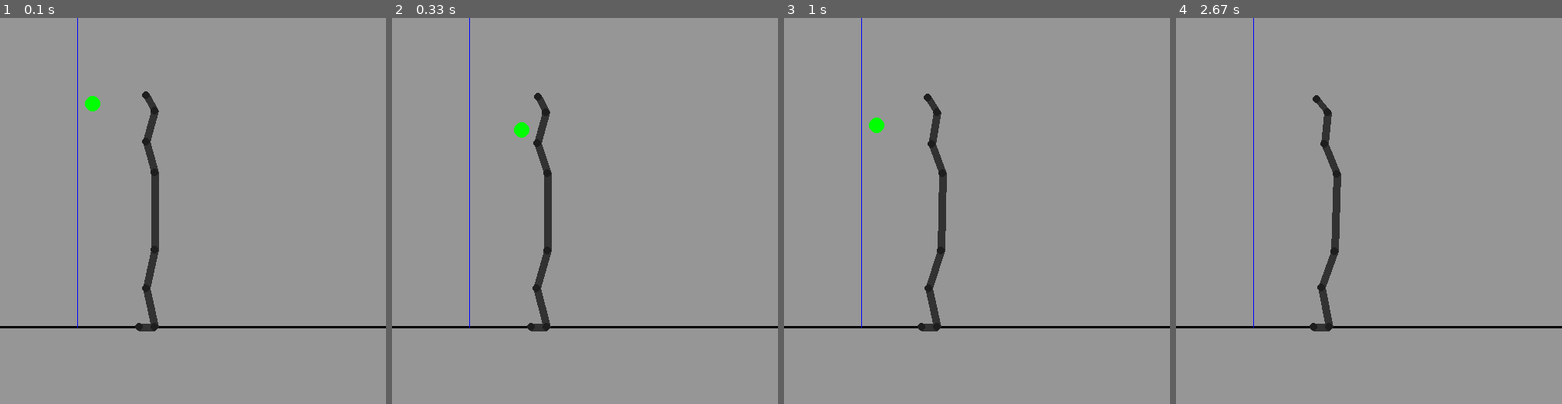
Above: before the commit, frames 1-4 (left to right).
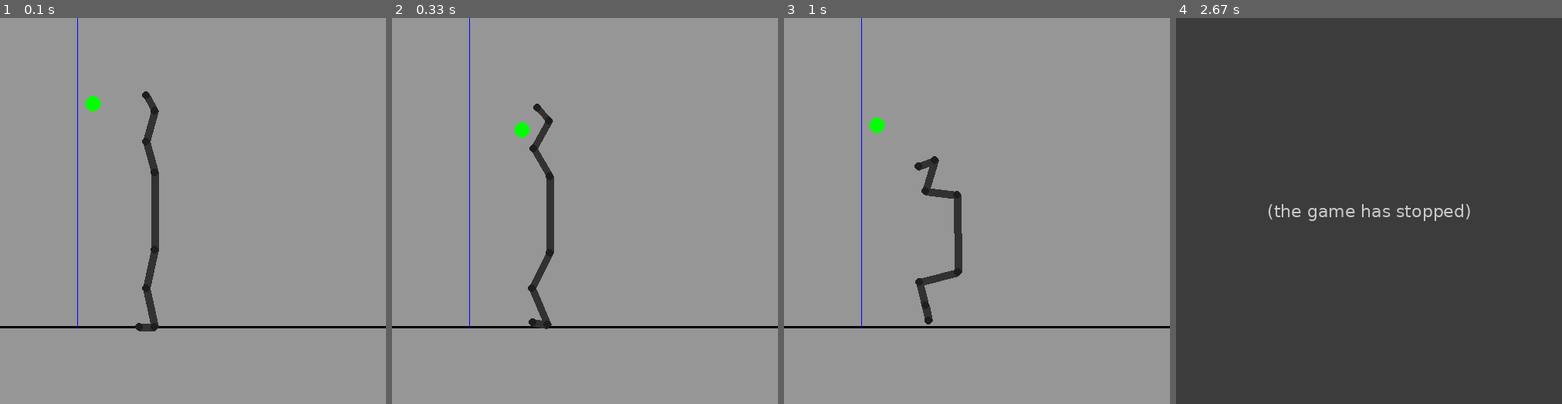
Above: after the commit, the same moments.

Repository: EmixD/Volley_pygame
Game: pygame game, started from main_simulate_draw.py
Same seed, same stepped clock (60 frames per second), same inputs: the game is played once before the commit and once after it.
Inputs:
- Up to frame 1 (0.1 s): no input
- Up to frame 2 (0.33 s): no input
- Up to frame 3 (1 s): no input
- Up to frame 4 (2.67 s): no input

Frame 1 is identical in both runs. In frame 2, 0.9% of the frame differs, in the area x 35-42%, y 19-82%; in frame 3, 2.3%; in frame 4, 99%, in the area x 0-100%, y 0-100%.
After the commit the program exited at 2.5 s; later frames show no game.

Commit message:
Ready for learning

Diff:
--- a/fplayer.py
+++ b/fplayer.py
@@ -2,22 +2,19 @@
 #
 # Every simulated player is an object of player class.
 # Every player obj has it's own set of lines/points/mussles
+# Player simulates only microphysics (i.e. with fixed mussle properties). Mussle changes should be done on the player-wrapper level.
 
 import numpy as np
 from typing import List
 
 import fplayer_pt_ln_ms as fpptlnms
-# import fplayer_pt as fppt
-# import fplayer_ln as fpln
-# import fplayer_ms as fpms
-import fplayer_bl as ball
+import fplayer_bl as fbl
 import fworldconfig as fwc
-# import fworldconfig as fwc
-# import fcommon as fcom
 
 
 class player:
     def __init__(self):
+        self.ball=fbl.ball()
         self.ptlnms=fpptlnms.ptlnms()
         self.ptlnms.add_pt(0, 180, 400)  # toe
         self.ptlnms.add_pt(1, 200, 400)  # ankle
@@ -45,16 +42,19 @@
 
     def draw(self, screen):
         self.ptlnms.draw(screen)
-        ball.draw(screen)
+        self.ball.draw(screen)
 
     def move(self, dt):  # time is in game time
-        if(ball.pt[1]>=fwc.ground-ball.rad):
+        if(self.ball.pt[1]>=fwc.ground-self.ball.rad):
             return
         for pt in self.ptlnms.pts:
-            dr = (pt.pt-pt.pt0)*fwc.airfriction
+            dr = pt.pt-pt.pt0
             pt.pt0 = pt.pt
-            pt.pt = np.array(pt.pt0)+dr
+            pt.pt = np.array(pt.pt0)+dr*fwc.airfriction
             pt.pt[1] = pt.pt[1]+fwc.gravity*dt**2
+            if(pt.pt[1] > fwc.ground):  # ground hit
+                pt.pt[1] = fwc.ground
+                pt.pt0[1]=pt.pt[1]-dr[1]*0.5 #0.5=groundbounce
 
         for ms in self.ptlnms.mss:
             dist = self.ptlnms.get_length(ms.id_pt0,ms.id_pt1)
@@ -63,18 +63,18 @@
             self.ptlnms.pts[ms.id_pt0].pt = self.ptlnms.pts[ms.id_pt0].pt+vect*fract
             self.ptlnms.pts[ms.id_pt1].pt = self.ptlnms.pts[ms.id_pt1].pt-vect*fract
 
-        balldr = ball.pt-ball.pt0
-        ball.pt0 = ball.pt
-        ball.pt = np.array(ball.pt0)+balldr
-        ball.pt[1] = ball.pt[1]+fwc.gravity*dt**2
+        balldr = self.ball.pt-self.ball.pt0
+        self.ball.pt0 = self.ball.pt
+        self.ball.pt = np.array(self.ball.pt0)+balldr
+        self.ball.pt[1] = self.ball.pt[1]+fwc.gravity*dt**2
 
-        ball.nocollisions_yet=True
+        self.ball.nocollisions_yet=True
         for ln in self.ptlnms.lns:  # ball collision
-            if(ball.nocollisions_yet and ln.collision_ball):
+            if(self.ball.nocollisions_yet and ln.collision_ball):
                 line_norm = self.ptlnms.get_length(ln.id_pt0,ln.id_pt1)
                 line_normalized = self.ptlnms.get_vector(ln.id_pt0,ln.id_pt1)/line_norm
                 line_pt0 = self.ptlnms.pts[ln.id_pt0].pt
-                line_pt0_to_ball = ball.pt-line_pt0
+                line_pt0_to_ball = self.ball.pt-line_pt0
                 projlen = np.dot(line_pt0_to_ball, line_normalized)
 
                 if(projlen < 0):
@@ -84,17 +84,18 @@
 
                 pt_closest_on_line = line_pt0+line_normalized*projlen
 
-                dist = np.linalg.norm(ball.pt-pt_closest_on_line)
-                if(dist < ball.rad):
-                    ball.nocollisions_yet=False
-                    lineperpvectnorm = (ball.pt-pt_closest_on_line)/dist
-                    shift = lineperpvectnorm*(ball.rad-dist+1)
-                    ball.pt = ball.pt+shift
-                    ball.pt0 = ball.pt+balldr*0.5
+                dist = np.linalg.norm(self.ball.pt-pt_closest_on_line)
+                if(dist < self.ball.rad):
+                    self.ball.nocollisions_yet=False
+                    lineperpvectnorm = (self.ball.pt-pt_closest_on_line)/dist
+                    shift = lineperpvectnorm*(self.ball.rad-dist+1)
+                    self.ball.pt = self.ball.pt+shift
+                    self.ball.pt0 = self.ball.pt+balldr*0.5
 
-        for pt in self.ptlnms.pts:
-            if(pt.pt[1] > fwc.ground):  # ground hit
-                pt.pt[1] = fwc.ground
+        # for pt in self.ptlnms.pts:
+        #     if(pt.pt[1] > fwc.ground):  # ground hit
+        #         pt.pt[1] = fwc.ground
+        #         pt.pt0[1]=pt.pt[1]-
 
         for ln in self.ptlnms.lns:
             dist = self.ptlnms.get_length(ln.id_pt0,ln.id_pt1)
@@ -104,4 +105,4 @@
             self.ptlnms.pts[ln.id_pt1].pt = self.ptlnms.pts[ln.id_pt1].pt-vect*fract
 
     def get_current_score(self):
-        return fwc.ground-ball.pt[1]
+        return fwc.ground-self.ball.pt[1]
--- a/fplayer_bl.py
+++ b/fplayer_bl.py
@@ -2,12 +2,14 @@
 import numpy as np
 import fworldconfig as fwc
 
-pt = np.array([100, 100]).astype(float)  # current coordinate
-pt0 = np.array([98, 99]).astype(float)  # previous coordinate
-rad = 10
-nocollisions_yet=True
 
+class ball:
+    def __init__(self):
+        self.pt = np.array([100, 100]).astype(float)  # current coordinate
+        self.pt0 = np.array([98, 99]).astype(float)  # previous coordinate
+        self.rad = 10
+        self.nocollisions_yet = True
 
-def draw(screen):
-    pygame.draw.circle(screen, [0, 255, 0],
-                       (pt*fwc.scale).astype(int), int(rad*fwc.scale))
+    def draw(self, screen):
+        pygame.draw.circle(screen, [0, 255, 0],
+                           (self.pt*fwc.scale).astype(int), int(self.rad*fwc.scale))
--- a/fplayer_br.py
+++ /dev/null
@@ -1,22 +0,0 @@
-# This is the brain of a player
-# Inputs:
-# Ball position - 0=floor(y=ground) 1=ceiling(y=0)
-# Ball speed - const * ball_dr/dt
-#
-# Outputs:
-# For every mussle: deltaforce, deltalength
-
-from typing import List
-import fplayer_pt as fppt
-import numpy as np
-
-
-class brain:
-    brs = []  # type: List[brain]
-
-    def __init__(self):
-        self.cells=np.zeros(10)
-        brain.brs.append(self)
-
-    def update_mussles(self):
-        pass
--- a/fplayer_pt_ln_ms.py
+++ b/fplayer_pt_ln_ms.py
@@ -7,7 +7,7 @@
 class point:
     def __init__(self, id, x, y):  # id is just for debugging
         # static
-        self.color = [30,30, 30]
+        self.color = [30, 30, 30]
         self.collision_ball = False
         self.collision_ground = True
         self.allow_print = True
@@ -43,6 +43,8 @@
         self.id = id  # just for debugging
         # dynamic
         self.length = length  # Desired length
+        self.minlength = length*0.5
+        self.maxlength = length
         self.force = 0.1
 
 
--- /dev/null
+++ b/fplayer_wrapper.py
@@ -0,0 +1,45 @@
+# pwrapper should provide interface to deal with mussle changes due to a FIXED set of parameters.
+
+from typing import List
+import fplayer as fp
+import numpy as np
+
+
+class pwrapper:
+    def __init__(self, params):
+        # static protected
+        self.Ninput = 2
+        self.Noutput = 6
+        # static
+        self.player = fp.player()
+        # dynamic
+        self.params1 = params  # matrix [Ninput,Noutput]
+        self.input = np.zeros(self.Ninput)
+        self.output = np.zeros(self.Noutput)
+        self.maxscore = 0
+
+    def update_outputs(self):
+        self.input = self.player.ball.pt
+        self.output = self.input.dot(self.params1)
+        self.process_outputs()
+
+    def process_outputs(self):
+        np.clip(self.output, -1, 1)
+        self.update_mussle(0, self.output[0])
+        self.update_mussle(1, self.output[1])
+        self.update_mussle(2, self.output[2])
+        self.update_mussle(3, self.output[3])
+        self.update_mussle(4, self.output[4])
+        self.update_mussle(5, self.output[5])
+
+    def update_mussle(self, id, output):
+        self.player.ptlnms.mss[id].length = np.clip(self.player.ptlnms.mss[id].length+output,
+                                                    self.player.ptlnms.mss[id].minlength, self.player.ptlnms.mss[id].maxlength)
+
+    def check_scores_then_simulation_complete(self):
+        score = self.player.get_current_score()
+        self.maxscore = max(score, self.maxscore)
+        if(score <= 20):
+            return True
+        else:
+            return False
--- a/fplayers.py
+++ b/fplayers.py
@@ -1,22 +1,32 @@
-import fplayer as fp
+from typing import List
+import fplayer_wrapper as fpw
+import numpy as np
+import time
+import pygame
+import fworldconfig as fwc
 
-class pwrapper:
-    def __init__(self):
-        self.player=fp.player()
-        self.maxscore=0
-    def simulation_complete(self):
-        score=self.player.get_current_score()
-        self.maxscore=max(score,self.maxscore)
-        if(score<=5):
-            return True
-        else:
-            return False
-    def simulate(self,dt,tmax):
-        t=0
-        while not self.simulation_complete():
-            t=t+dt
-            self.player.move(dt)
-            if(t>=tmax):
-                print("simulation timeout")
+
+
+def simulate(dt, update_mussles_every, tmax, draw, screen):
+    players = []  # type: List[fpw.pwrapper]
+
+    players.append(fpw.pwrapper(-0.01*np.ones((2, 6))))
+
+    for pl in players:
+        t = 0
+        while not pl.check_scores_then_simulation_complete():
+            for _ in range(update_mussles_every):
+                t = t+dt
+                pl.player.move(dt)
+                if(draw):
+                    screen.fill((150, 150, 150))
+                    pygame.draw.line(screen, (0, 0, 0),(int(0*fwc.scale),int(fwc.ground*fwc.scale)),(int(500*fwc.scale),int(fwc.ground*fwc.scale)),int(3*fwc.scale))
+                    pygame.draw.line(screen, (0, 0, 255),(int(fwc.netposx*fwc.scale),int(fwc.ground*fwc.scale)),(int(fwc.netposx*fwc.scale),int(0*fwc.scale)),int(1*fwc.scale))
+                    pl.player.draw(screen)
+                    pygame.display.flip()
+                    time.sleep(0.01)
+            pl.update_outputs()
+            if(t >= tmax):
+                print(f"{pl}: Simulation timeout")
                 break
-        print(f"simulation complete. MaxScore={self.maxscore}")
+        print(f"{pl}: MaxScore={pl.maxscore}")
--- a/main.py
+++ /dev/null
@@ -1,86 +0,0 @@
-# import math
-# import pygame
-# import time
-
-# import fplayer as fp
-# import fcommon as fcom
-# import fworldconfig as fwc
-
-# # INIT
-# pygame.init()
-# fcom.init()
-# pygame.font.init()
-# font = pygame.font.Font(pygame.font.get_default_font(), 12*fwc.scale)
-
-# t=time.time_ns()
-# t0=t #for prettier time display
-# screen = pygame.display.set_mode([500*fwc.scale, 500*fwc.scale])
-# running = True
-# nsins=1000000000
-
-
-# frametime = 0.1*nsins # 1/fps in ns. Determines REDRAW fps
-# speed = 1.0 #Game simulation speed
-# calc_per_frame=10 #calculations per frame. Needs to be high for high speed and for low fps
-
-# # Overrides to set krakenval:
-# # frametime = (10.0**6)/speed*calc_per_frame
-# # speed = (10.0**6)/frametime*calc_per_frame
-# calc_per_frame = int(1/(10.0**6)*frametime*speed)
-
-
-# p1=fp.player()
-
-# # frametime = 0.02*nsins # 1/fps in ns
-# print("===============================")
-# print("krakenval=",int(10*math.log10(speed*frametime/calc_per_frame))/10.0," (7.4=kraken)")
-# def calc(t,dt):
-#     # print("-calc",(time.time_ns()-t0)/nsins)
-#     global p1
-#     if(p1.get_hand_height()>350):
-#         return
-#     p1.calc_and_move(dt*speed/nsins)
-
-
-
-
-# def redraw(real_frametime):
-#     # print("=draw",(time.time_ns()-t0)/nsins)
-#     global p1
-
-#     screen.fill((150, 150, 150))
-
-#     fcom.ground.draw(screen)
-#     p1.draw(screen)
-
-#     text_surface = font.render('DFT={0}, suggested calc_per_frame={1}'.format(real_frametime/nsins,int(suggest)), True, (0, 0, 0))
-#     screen.blit(text_surface, dest=(0,0))
-
-#     pygame.display.flip()
-
-# suggest=0
-# while running:
-#     while True:
-#         for event in pygame.event.get():
-#             if event.type == pygame.QUIT:
-#                 print("Exiting now...")
-#                 running = False
-#         if ((time.time_ns()-t)>frametime):
-#             #need to redraw
-#             redraw(time.time_ns()-t)
-#             #sync in-game and real times
-#             t=time.time_ns() # in-game and real time of last redraw
-#             break
-#     for i in range(calc_per_frame):
-#         tcurr=t+frametime*(i+1)/calc_per_frame
-#         calc(tcurr,frametime/calc_per_frame)
-#     tcomplete=time.time_ns()
-#     if(tcomplete==t):
-#         suggest=0
-#     else:
-#         suggest=frametime/(tcomplete-t)*calc_per_frame
-#     # print("-done",(tcomplete-t0)/nsins)
-
-
-# pygame.quit()
-# print("MAIN HALT")
--- a/main_minimal.py
+++ /dev/null
@@ -1,32 +0,0 @@
-import pygame
-import time
-import fplayer as fp
-import fworldconfig as fwc
-
-
-pygame.init()
-screen = pygame.display.set_mode([500*fwc.scale, 500*fwc.scale])
-
-player1 = fp.player()
-
-# screen.fill((150, 150, 150))
-# player1.draw(screen)
-# pygame.display.flip()
-# time.sleep(5)
-
-# tic = time.time()
-for _ in range(400):
-    player1.move(0.1)
-    screen.fill((150, 150, 150))
-    pygame.draw.line(screen, (0, 0, 0),(int(0*fwc.scale),int(fwc.ground*fwc.scale)),(int(500*fwc.scale),int(fwc.ground*fwc.scale)),int(3*fwc.scale))
-    pygame.draw.line(screen, (0, 0, 255),(int(fwc.netposx*fwc.scale),int(fwc.ground*fwc.scale)),(int(fwc.netposx*fwc.scale),int(0*fwc.scale)),int(1*fwc.scale))
-    player1.draw(screen)
-    pygame.display.flip()
-    time.sleep(0.01)
-
-# tac = time.time()
-# print('Operation took {} ms'.format((tac - tic) * 1e3))
-
-
-pygame.quit()
-print("MAIN HALT")
--- a/main_simulate_one.py
+++ b/main_simulate.py
@@ -4,11 +4,11 @@
 
 in_game_dt=0.1
 in_game_tmax=100
+update_mussles_every=10
 print(f"estimated time is {in_game_dt*in_game_tmax/20} seconds")
 
-players=fps.pwrapper()
 tic = time.time()
-players.simulate(in_game_dt,in_game_tmax)
+fps.simulate(in_game_dt,update_mussles_every,in_game_tmax,False,0)
 tac = time.time()
 print('Operation took {} ms'.format((tac - tic) * 1e3))
 print("MAIN HALT")
--- /dev/null
+++ b/main_simulate_draw.py
@@ -0,0 +1,43 @@
+import pygame
+import time
+import fplayers as fps
+import fworldconfig as fwc
+
+
+pygame.init()
+screen = pygame.display.set_mode([500*fwc.scale, 500*fwc.scale])
+
+
+in_game_dt=0.1
+in_game_tmax=100
+update_mussles_every=10
+print(f"estimated time is {in_game_dt*in_game_tmax/20 + 0.01*in_game_tmax/in_game_dt} seconds")
+
+tic = time.time()
+fps.simulate(in_game_dt,update_mussles_every,in_game_tmax,True,screen)
+tac = time.time()
+print('Operation took {} ms'.format((tac - tic) * 1e3))
+
+# player1 = fp.player()
+
+# screen.fill((150, 150, 150))
+# player1.draw(screen)
+# pygame.display.flip()
+# time.sleep(5)
+
+# tic = time.time()
+# for _ in range(400):
+#     player1.move(0.1)
+#     screen.fill((150, 150, 150))
+#     pygame.draw.line(screen, (0, 0, 0),(int(0*fwc.scale),int(fwc.ground*fwc.scale)),(int(500*fwc.scale),int(fwc.ground*fwc.scale)),int(3*fwc.scale))
+#     pygame.draw.line(screen, (0, 0, 255),(int(fwc.netposx*fwc.scale),int(fwc.ground*fwc.scale)),(int(fwc.netposx*fwc.scale),int(0*fwc.scale)),int(1*fwc.scale))
+#     player1.draw(screen)
+#     pygame.display.flip()
+#     time.sleep(0.01)
+
+# tac = time.time()
+# print('Operation took {} ms'.format((tac - tic) * 1e3))
+
+
+pygame.quit()
+print("MAIN HALT")
